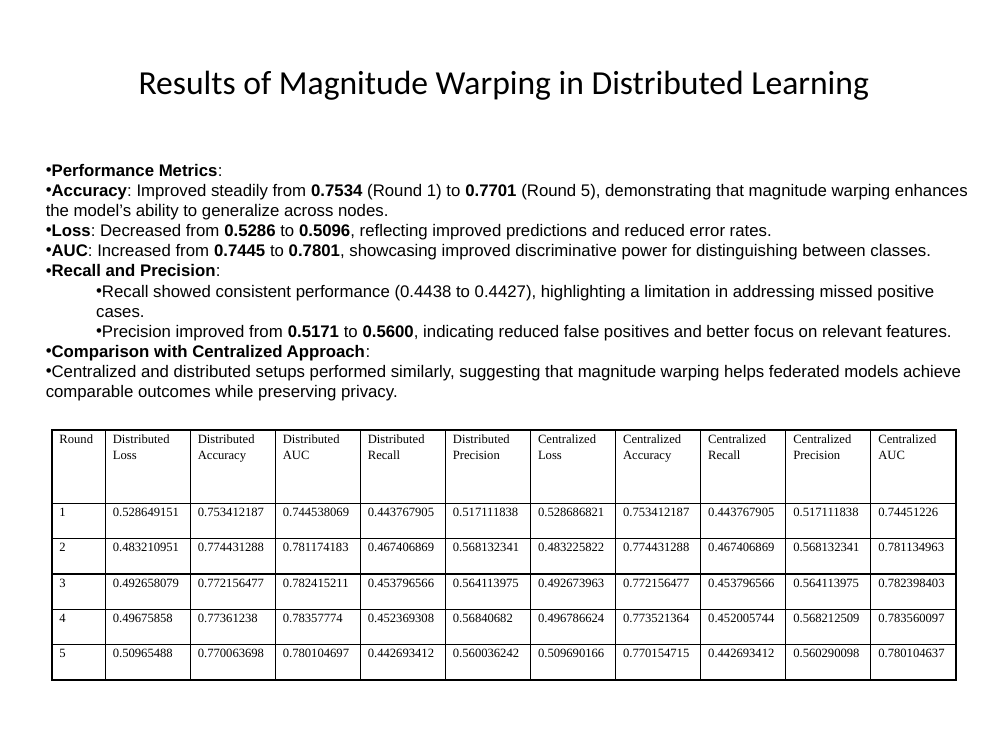
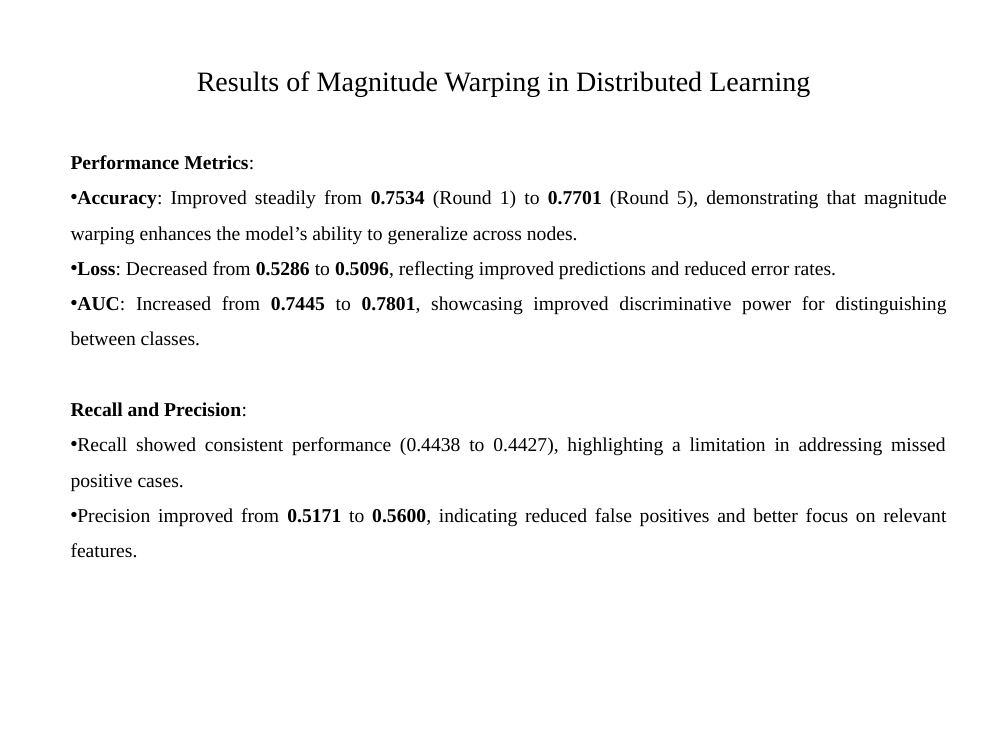
Before and after one commit to nikil1506/Thesis-Work, a slide deck: slide 25 of Presentation.pptx (slide 21 before the commit). Drawn at 1008x756 pixels with LibreOffice and Linux fonts; fonts in the diff are those of the drawing. Boxes give left, top, right and bottom in pixels: in the first picture for what was removed or moved away, otherwise in the second. Text is boxed around its words. In the diff, an @@ line names an element or a change of style, - is before the commit and + after.

```diff
--- a/Presentation.pptx
+++ b/Presentation.pptx
@@ title "Results of Magnitude Warping in ..." at box(197, 71, 810, 97): size 24 to 20 pt, font Calibri to Times New Roman @@
@@ text "Performance Metrics:": place and size @@
-text "Performance Metrics:" at box(46, 164, 968, 401)
+text "Performance Metrics:" at box(71, 155, 947, 558)
@@ text "Performance Metrics:" at box(71, 155, 947, 558): size 12 to 14 pt, font Arial to Times New Roman; alignment left to justified; bullet • to none; line spacing 1 to 1.5; list level 2 to 1 in "Recall showed consistent performance (0.4438 ..."; list level 2 to 1 in "Precision improved from 0.5171 to ..." @@
@@ text at box(46, 345, 961, 401): paragraphs removed @@
-• Comparison with Centralized Approach:
-• Centralized and distributed setups performed similarly, suggesting that magnitude warping helps federated models achieve comparable outcomes while preserving privacy.
@@ table removed at box(52, 430, 953, 680), 6 rows, 11 columns @@
-Round | Distributed Loss | Distributed Accuracy | Distributed AUC | Distributed Recall | Distributed Precision | Centralized Loss | Centralized Accuracy | Centralized Recall | Centralized Precision | Centralized AUC
-1 | 0.528649151 | 0.753412187 | 0.744538069 | 0.443767905 | 0.517111838 | 0.528686821 | 0.753412187 | 0.443767905 | 0.517111838 | 0.74451226
-2 | 0.483210951 | 0.774431288 | 0.781174183 | 0.467406869 | 0.568132341 | 0.483225822 | 0.774431288 | 0.467406869 | 0.568132341 | 0.781134963
-3 | 0.492658079 | 0.772156477 | 0.782415211 | 0.453796566 | 0.564113975 | 0.492673963 | 0.772156477 | 0.453796566 | 0.564113975 | 0.782398403
-4 | 0.49675858 | 0.77361238 | 0.78357774 | 0.452369308 | 0.56840682 | 0.496786624 | 0.773521364 | 0.452005744 | 0.568212509 | 0.783560097
-5 | 0.50965488 | 0.770063698 | 0.780104697 | 0.442693412 | 0.560036242 | 0.509690166 | 0.770154715 | 0.442693412 | 0.560290098 | 0.780104637
```
Also in this commit, not shown: 29 other slides changed, 6 slides added, 1 slide removed.
